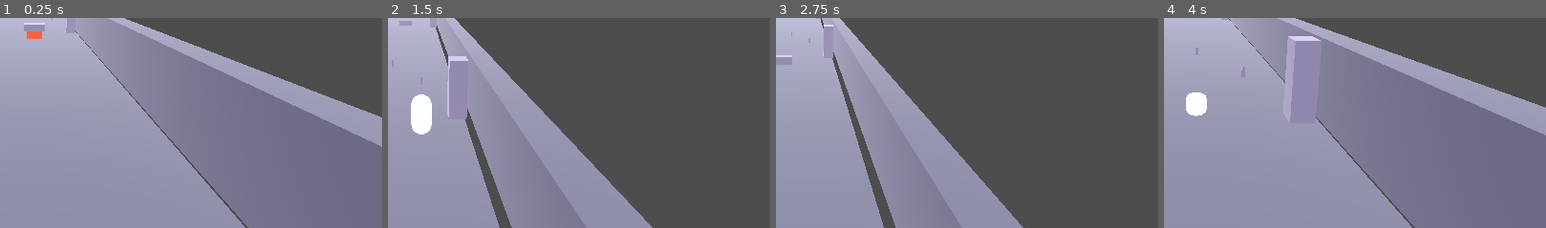
Above: before the commit, frames 1-4 (left to right).
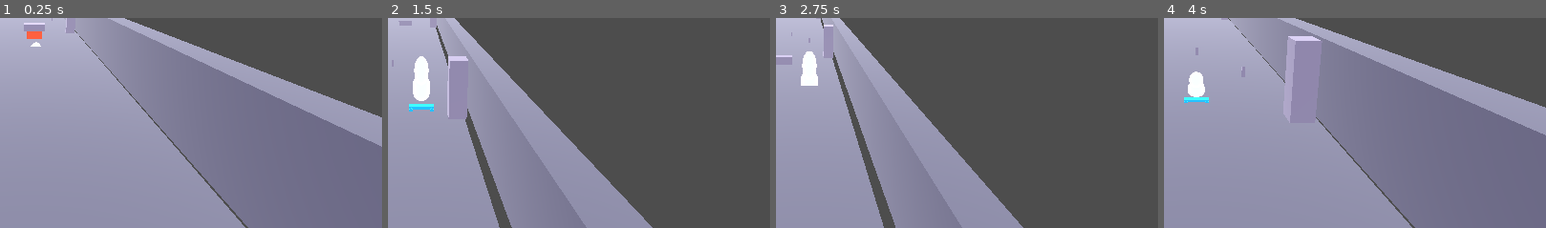
Above: after the commit, the same moments.

Repository: AlexXaya/SkateKnight
Game: Godot game, scene res://scenes/main.tscn
The game is run twice, just before and just after one commit, with the same random seed, the same clock (stepped at 60 frames per second) and the same inputs.
Inputs:
- Up to frame 1 (0.25 s): no input
- Up to frame 2 (1.5 s): hold D (move_right) 0.53-1.28 s; tap Shift (boost) at 0.6 s; tap W (jump) at 0.77 s; hold Down from 1.28 s (still down); tap S (slide) at 1.35 s
- Up to frame 3 (2.75 s): tap W (jump) at 1.52 s; release Down at 2.03 s; hold D (move_right) from 2.03 s (still down); tap Space at 2.1 s
- Up to frame 4 (4 s): release D (move_right) at 2.78 s; hold Up 2.78-3.53 s; tap Shift (boost) at 2.85 s; tap W (jump) at 3.02, 3.77 s; hold A (move_left) from 3.53 s (still down); tap S (slide) at 3.6 s
The pictures show only the part of the screen within x 46-96%, y 42-92%; the shares and areas given below are measured in that part.

The runs differ from the first frame. In frame 1, less than 0.1% of the frame differs, in the area x 8-11%, y 11-14%; in frame 2, 1.6%, in the area x 5-12%, y 18-56%; in frame 3, 0.6%; in frame 4, 0.9%.

Commit message:
Add playable character scene + controls doc
Adds a placeholder skater character scene and switches main scene to instance it. Also adds a phased controls plan document.

Made-with: Cursor

Diff:
--- a/scenes/main.tscn
+++ b/scenes/main.tscn
@@ -1,6 +1,5 @@
 [gd_scene load_steps=16 format=3 uid="uid://c0m0x6w2v2qj1"]
 
-[ext_resource type="Script" path="res://scripts/player.gd" id="1_1qpxk"]
 [ext_resource type="Script" path="res://scripts/chunk_spawner.gd" id="2_w5q4j"]
 [ext_resource type="PackedScene" path="res://scenes/track/chunk_straight.tscn" id="3_6j0gq"]
 [ext_resource type="Script" path="res://scripts/run_manager.gd" id="4_3x4qg"]
@@ -9,6 +8,7 @@
 [ext_resource type="Script" path="res://scripts/camera_follow.gd" id="7_1n0cl"]
 [ext_resource type="Script" path="res://scripts/input_debug.gd" id="8_inputdbg"]
 [ext_resource type="Script" path="res://scripts/input_setup.gd" id="9_inputsetup"]
+[ext_resource type="PackedScene" path="res://scenes/player/player.tscn" id="8_3p0h1"]
 
 [sub_resource type="ShaderMaterial" id="ShaderMaterial_6c6b8"]
 shader = ExtResource("6_2h3to")
@@ -27,14 +27,6 @@
 shader_parameter/shade_softness = 0.08
 shader_parameter/rim_strength = 0.35
 shader_parameter/rim_power = 3.0
-
-[sub_resource type="CapsuleShape3D" id="CapsuleShape3D_1x5er"]
-radius = 0.35
-height = 1.4
-
-[sub_resource type="CapsuleMesh" id="CapsuleMesh_7f4sd"]
-radius = 0.35
-height = 1.4
 
 [sub_resource type="BoxShape3D" id="BoxShape3D_cub"]
 size = Vector3(1.25, 1.25, 1.25)
@@ -66,19 +58,9 @@
 mesh = SubResource("BoxMesh_cub")
 surface_material_override/0 = SubResource("ShaderMaterial_cub")
 
-[node name="Player" type="CharacterBody3D" parent="."]
-script = ExtResource("1_1qpxk")
+[node name="Player" parent="." instance=ExtResource("8_3p0h1")]
 transform = Transform3D(1, 0, 0, 0, 1, 0, 0, 0, 1, 0, 1.1, 0)
 invert_lane_controls = true
-
-[node name="CollisionShape3D" type="CollisionShape3D" parent="Player"]
-shape = SubResource("CapsuleShape3D_1x5er")
-
-[node name="Visual" type="Node3D" parent="Player"]
-
-[node name="Body" type="MeshInstance3D" parent="Player/Visual"]
-mesh = SubResource("CapsuleMesh_7f4sd")
-surface_material_override/0 = SubResource("ShaderMaterial_6c6b8")
 
 [node name="CameraRig" type="Node3D" parent="."]
 transform = Transform3D(1, 0, 0, 0, 1, 0, 0, 0, 1, 0, 0, 0)
--- /dev/null
+++ b/scenes/player/player.tscn
@@ -0,0 +1,86 @@
+[gd_scene load_steps=10 format=3 uid="uid://d2v4h3w1x0g1p"]
+
+[ext_resource type="Script" path="res://scripts/player.gd" id="1_0d7pp"]
+[ext_resource type="Shader" path="res://materials/toon.gdshader" id="2_2w2u5"]
+
+[sub_resource type="ShaderMaterial" id="ShaderMaterial_player"]
+shader = ExtResource("2_2w2u5")
+shader_parameter/albedo = Color(0.82, 0.84, 0.9, 1)
+shader_parameter/shadow_tint = Color(0.35, 0.33, 0.45, 1)
+shader_parameter/shade_threshold = 0.45
+shader_parameter/shade_softness = 0.07
+shader_parameter/rim_strength = 0.45
+shader_parameter/rim_power = 3.0
+
+[sub_resource type="ShaderMaterial" id="ShaderMaterial_board"]
+shader = ExtResource("2_2w2u5")
+shader_parameter/albedo = Color(0.2, 0.75, 0.9, 1)
+shader_parameter/shadow_tint = Color(0.1, 0.25, 0.35, 1)
+shader_parameter/shade_threshold = 0.5
+shader_parameter/shade_softness = 0.08
+shader_parameter/rim_strength = 0.35
+shader_parameter/rim_power = 3.0
+
+[sub_resource type="CapsuleShape3D" id="CapsuleShape3D_player"]
+radius = 0.35
+height = 1.4
+
+[sub_resource type="CapsuleMesh" id="CapsuleMesh_torso"]
+radius = 0.28
+height = 0.9
+
+[sub_resource type="SphereMesh" id="SphereMesh_head"]
+radius = 0.24
+
+[sub_resource type="BoxMesh" id="BoxMesh_board"]
+size = Vector3(0.85, 0.08, 0.25)
+
+[sub_resource type="CylinderMesh" id="CylinderMesh_wheel"]
+top_radius = 0.06
+bottom_radius = 0.06
+height = 0.04
+
+[node name="Player" type="CharacterBody3D"]
+script = ExtResource("1_0d7pp")
+
+[node name="CollisionShape3D" type="CollisionShape3D" parent="."]
+shape = SubResource("CapsuleShape3D_player")
+
+[node name="Visual" type="Node3D" parent="."]
+
+[node name="Torso" type="MeshInstance3D" parent="Visual"]
+mesh = SubResource("CapsuleMesh_torso")
+transform = Transform3D(1, 0, 0, 0, 1, 0, 0, 0, 1, 0, 0.95, 0)
+surface_material_override/0 = SubResource("ShaderMaterial_player")
+
+[node name="Head" type="MeshInstance3D" parent="Visual"]
+mesh = SubResource("SphereMesh_head")
+transform = Transform3D(1, 0, 0, 0, 1, 0, 0, 0, 1, 0, 1.55, 0)
+surface_material_override/0 = SubResource("ShaderMaterial_player")
+
+[node name="Board" type="Node3D" parent="Visual"]
+transform = Transform3D(1, 0, 0, 0, 1, 0, 0, 0, 1, 0, 0.28, 0)
+
+[node name="Deck" type="MeshInstance3D" parent="Visual/Board"]
+mesh = SubResource("BoxMesh_board")
+surface_material_override/0 = SubResource("ShaderMaterial_board")
+
+[node name="WheelFL" type="MeshInstance3D" parent="Visual/Board"]
+mesh = SubResource("CylinderMesh_wheel")
+transform = Transform3D(1, 0, 0, 0, 0, -1, 0, 1, 0, 0.35, -0.06, 0.14)
+surface_material_override/0 = SubResource("ShaderMaterial_board")
+
+[node name="WheelFR" type="MeshInstance3D" parent="Visual/Board"]
+mesh = SubResource("CylinderMesh_wheel")
+transform = Transform3D(1, 0, 0, 0, 0, -1, 0, 1, 0, 0.35, -0.06, -0.14)
+surface_material_override/0 = SubResource("ShaderMaterial_board")
+
+[node name="WheelBL" type="MeshInstance3D" parent="Visual/Board"]
+mesh = SubResource("CylinderMesh_wheel")
+transform = Transform3D(1, 0, 0, 0, 0, -1, 0, 1, 0, -0.35, -0.06, 0.14)
+surface_material_override/0 = SubResource("ShaderMaterial_board")
+
+[node name="WheelBR" type="MeshInstance3D" parent="Visual/Board"]
+mesh = SubResource("CylinderMesh_wheel")
+transform = Transform3D(1, 0, 0, 0, 0, -1, 0, 1, 0, -0.35, -0.06, -0.14)
+surface_material_override/0 = SubResource("ShaderMaterial_board")
Not shown, added: docs/CONTROLS_PHASED_PLAN.md
